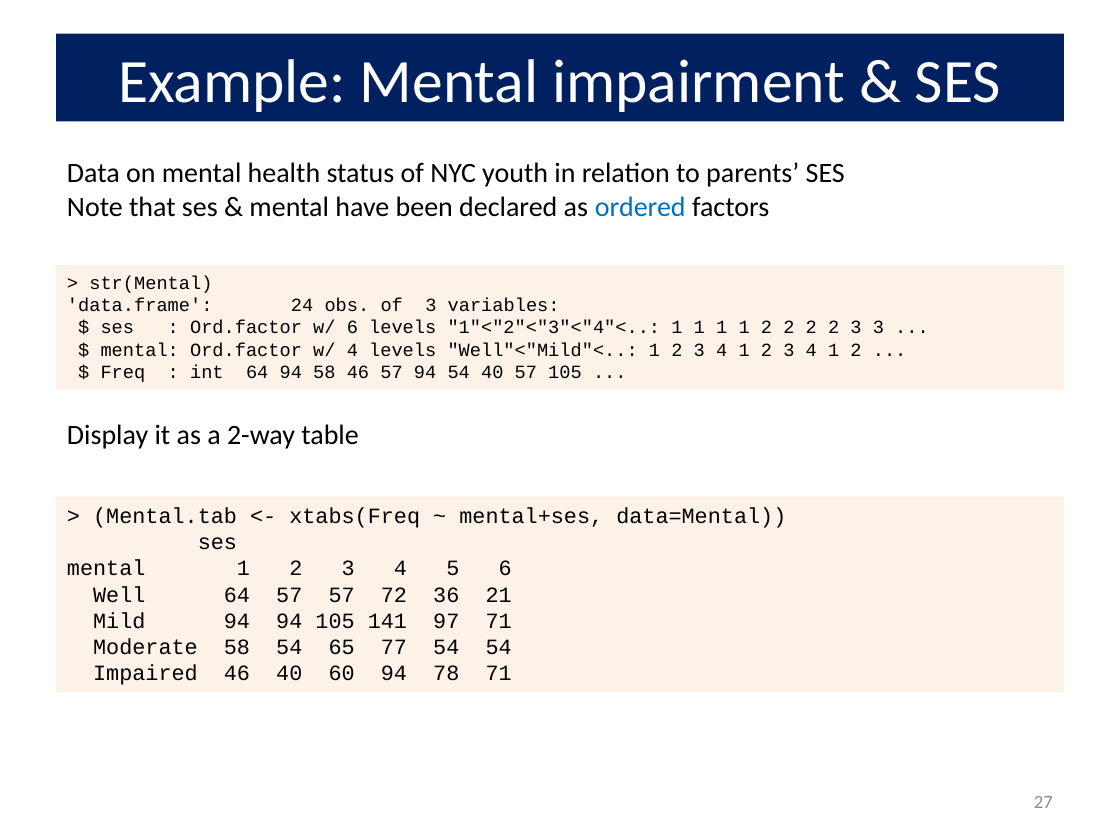
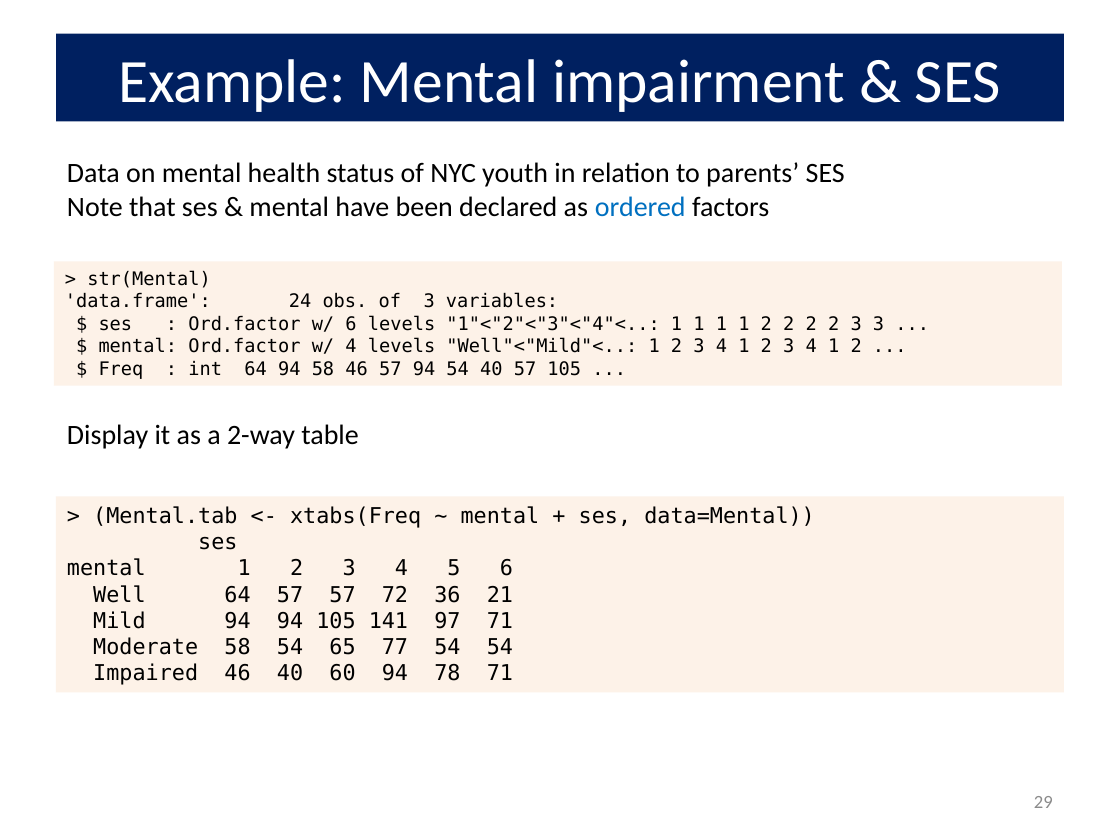
Before and after one commit to friendly/psy6136, a slide deck: slide 29 of lectures/08-Loglin2.pptx (slide 27 before the commit). Drawn at 1120x840 pixels with LibreOffice and Linux fonts; fonts in the diff are those of the drawing. Boxes give left, top, right and bottom in pixels: in the first picture for what was removed or moved away, otherwise in the second. Text is boxed around its words. In the diff, an @@ line names an element or a change of style, - is before the commit and + after.

```diff
--- a/lectures/08-Loglin2.pptx
+++ b/lectures/08-Loglin2.pptx
@@ rectangle "> str(Mental)": place and size @@
-rectangle "> str(Mental)" at bbox=[56, 265, 1064, 390]
+rectangle "> str(Mental)" at bbox=[54, 261, 1062, 385]
@@ rectangle "> str(Mental)" at bbox=[54, 261, 1062, 385]: font Courier New to DejaVu Sans Mono @@
@@ text in rectangle at bbox=[93, 506, 815, 528]: text changed; font Courier New to DejaVu Sans Mono @@
-> (Mental.tab <- xtabs(Freq ~ mental+ses, data=Mental))
+> (Mental.tab <- xtabs(Freq ~ mental + ses, data=Mental))
@@ text in rectangle at bbox=[67, 536, 513, 685]: font Courier New to DejaVu Sans Mono in "ses", "mental 1 2 3 4 5 6", "Well 64 57 57 72 36 21", "Mild 94 94 105 141 97 71" and 2 more places @@
@@ page number at bbox=[1034, 796, 1053, 808]: text changed @@
-27
+29
```
Also in this commit, not shown: 28 other slides changed, 3 slides added, 3 other files.
